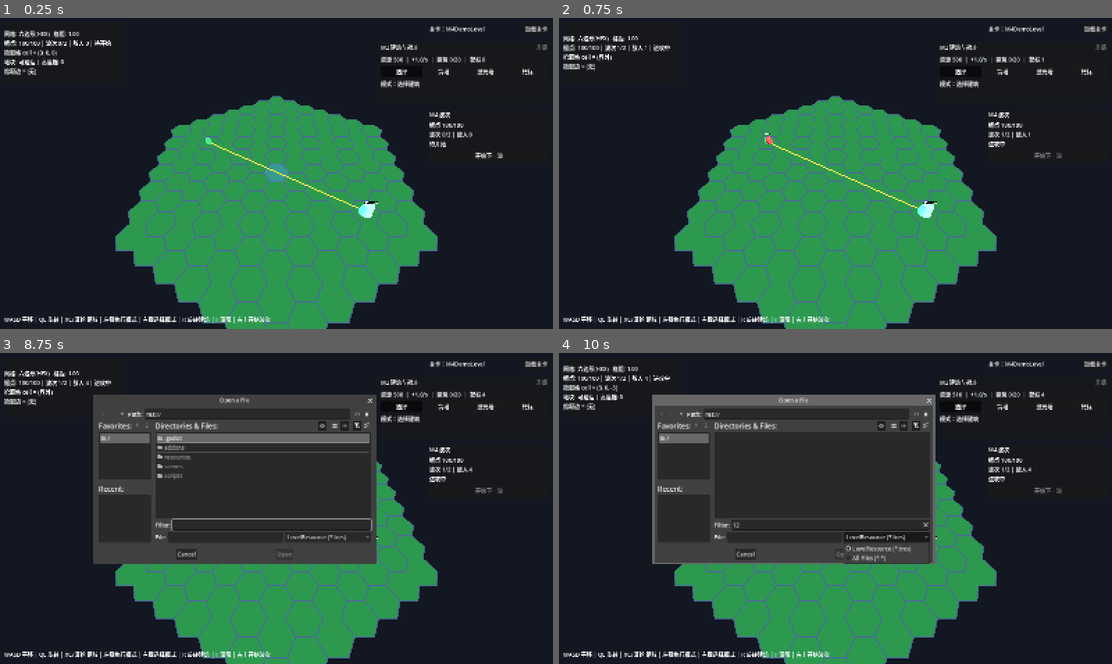
Above: before the commit, frames 1-4 (two rows, left to right).
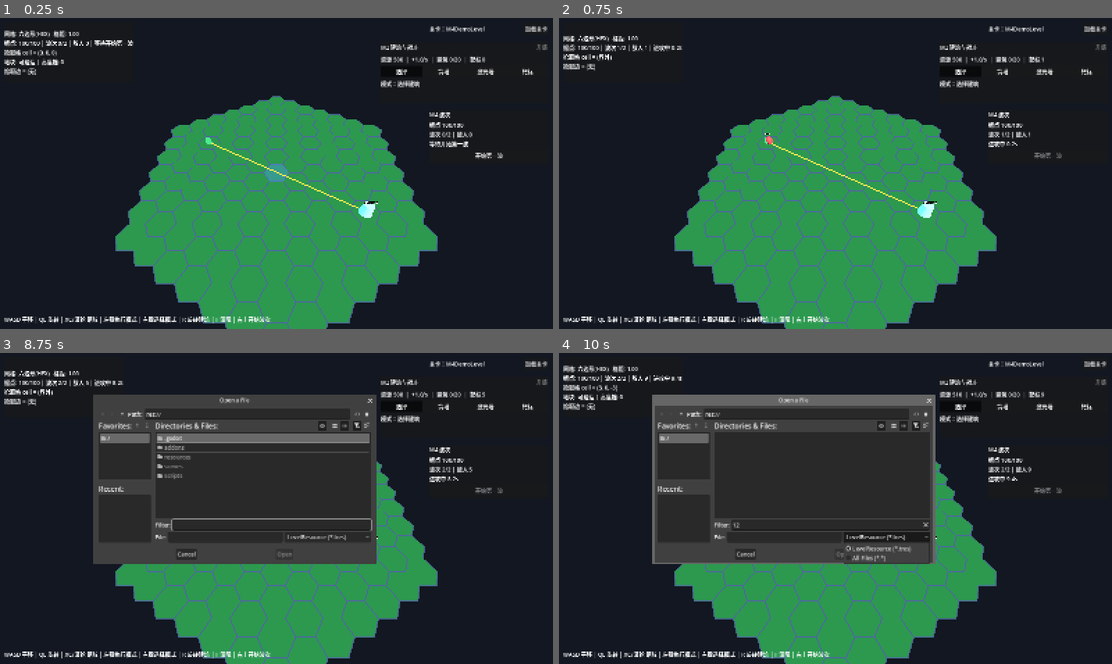
Above: after the commit, the same moments.

Repository: granjzil-art/MirrorDefender
Game: Godot game, scene res://scenes/Main.tscn
The game is run twice, just before and just after one commit, with the same random seed, the same clock (stepped at 60 frames per second) and the same inputs.
Inputs (mouse positions are in pixels of both pictures, inside the frame that each line leads up to):
- Up to frame 1 (0.25 s): no input
- Up to frame 2 (0.75 s): click "开始下一波" (after the commit: "开始第一波") at 0.5 s
- Up to frame 3 (8.75 s): click "加载关卡" at 1.25 s; click (121, 415) at 2 s; click (226, 536) at 2.77 s; type "12" at 2.85 s; click (121, 415) at 3.5 s; click (359, 415) at 4.25 s; click (364, 415) at 5 s; click (320, 424) at 5.75 s; click (337, 424) at 6.52 s; click (342, 424) at 7.27 s; click (359, 424) at 8 s
- Up to frame 4 (10 s): click (829, 524) at 8.77 s; type "12" at 8.85 s; click "LevelResource (*.tres)" at 9.5 s

The runs differ from the first frame. In frame 1, 0.2% of the frame differs, in the area x 17-89%, y 7-46%; in frame 2, less than 0.1%; in frame 3, less than 0.1%; in frame 4, less than 0.1%.

Commit message:
[M4] 修复关卡编辑并改为全局波次时间轴

Diff:
--- a/resources/levels/M4DemoLevel.tres
+++ b/resources/levels/M4DemoLevel.tres
@@ -38,6 +38,7 @@
 enemy = ExtResource("6_grunt")
 count = 5
 interval = 0.45
+start_delay = 8.0
 spawn_point = SubResource("Spawn_North")
 path = SubResource("Path_Main")
 
@@ -46,7 +47,7 @@
 enemy = ExtResource("7_runner")
 count = 3
 interval = 0.8
-start_delay = 1.0
+start_delay = 9.0
 spawn_point = SubResource("Spawn_North")
 path = SubResource("Path_Main")
 
@@ -69,4 +70,3 @@
 paths = Array[ExtResource("2_path")]([SubResource("Path_Main")])
 spawn_points = Array[ExtResource("3_spawn")]([SubResource("Spawn_North")])
 waves = Array[ExtResource("5_wave")]([SubResource("Wave_One"), SubResource("Wave_Two")])
-wave_prep_time = 1.0
--- a/scripts/level/LevelResource.gd
+++ b/scripts/level/LevelResource.gd
@@ -38,8 +38,6 @@
 
 @export_group("M4 Waves")
 @export var waves: Array[WaveDefinition] = []
-@export_range(0.0, 10000.0, 0.1, "or_greater") var wave_prep_time: float = 5.0
-@export var waves_auto_start: bool = false
 
 func get_tile(cell: Vector3i) -> Variant:
 	for raw_tile in tiles:
@@ -114,13 +112,21 @@
 		path_ids[path.path_id] = true
 		if path.cells.size() < 2:
 			errors.append("路径 %s 至少需要两个格" % path.display_name)
+		elif path.get_end_cell() != base_cell:
+			errors.append("路径 %s 的终点 %s 不是据点格 %s" % [path.display_name, str(path.get_end_cell()), str(base_cell)])
 		for index in range(path.cells.size()):
 			var cell := path.cells[index]
 			if not shape.is_in_bounds(cell, grid_size):
 				errors.append("路径 %s 含地图外格" % path.display_name)
 				break
 			if index > 0 and not shape.get_neighbors(path.cells[index - 1]).has(cell):
-				errors.append("路径 %s 存在不相邻的格" % path.display_name)
+				errors.append("路径 %s：第 %d 格 %s 与第 %d 格 %s 不相邻" % [
+					path.display_name,
+					index,
+					str(path.cells[index - 1]),
+					index + 1,
+					str(cell),
+				])
 				break
 	var spawn_ids: Dictionary = {}
 	for spawn_point in spawn_points:
--- a/scripts/ui/WaveStatusPanel.gd
+++ b/scripts/ui/WaveStatusPanel.gd
@@ -41,8 +41,8 @@
 	_summary_label.autowrap_mode = TextServer.AUTOWRAP_WORD_SMART
 	content.add_child(_summary_label)
 	_start_button = Button.new()
-	_start_button.text = "开始下一波"
-	_start_button.tooltip_text = "在准备完成后开始下一波"
+	_start_button.text = "开始第一波"
+	_start_button.tooltip_text = "启动全局波次时间轴；后续波次按出怪组延迟自动开始"
 	_start_button.pressed.connect(_on_start_pressed)
 	content.add_child(_start_button)
 
@@ -59,7 +59,7 @@
 
 func _on_start_pressed() -> void:
 	if _wave_manager != null:
-		_wave_manager.start_next_wave()
+		_wave_manager.start_battle()
 	_refresh()
 
 func _on_wave_state_changed(
--- a/scripts/unit/EnemyUnit.gd
+++ b/scripts/unit/EnemyUnit.gd
@@ -53,7 +53,9 @@
 		debug_color = definition.body_color
 		debug_height = definition.body_height
 	if not _path_points.is_empty():
-		global_position = _path_points[0]
+		# WaveManager configures the unit before add_child() so _ready() can build
+		# visuals from the definition. Path points share the Main-local space.
+		position = _path_points[0]
 
 func take_damage(amount: float) -> float:
 	return super.take_damage(maxf(0.0, amount - armor))
--- a/scripts/wave/WaveManager.gd
+++ b/scripts/wave/WaveManager.gd
@@ -1,4 +1,4 @@
-## M4 wave entry point: timed spawning, base damage, enemy rewards, and victory state.
+## M4 wave entry point: one manual start, global group timeline, rewards, and victory.
 class_name WaveManager
 extends Node
 
@@ -6,7 +6,6 @@
 	NO_WAVES,
 	READY,
 	ACTIVE,
-	PREPARING,
 	VICTORY,
 	DEFEAT,
 }
@@ -29,24 +28,20 @@
 var _level: LevelResource
 var _state: State = State.NO_WAVES
 var _current_wave_index: int = -1
-var _preparation_remaining: float = 0.0
+var _battle_elapsed: float = 0.0
 var _spawn_states: Array[Dictionary] = []
 var _active_units: Array[EnemyUnit] = []
+var _unit_wave_indices: Dictionary = {}
+var _started_wave_indices: Dictionary = {}
+var _completed_wave_indices: Dictionary = {}
 
 func _process(delta: float) -> void:
-	if not feature_enabled:
-		return
-	if _state == State.PREPARING:
-		_preparation_remaining = maxf(0.0, _preparation_remaining - delta)
-		if _preparation_remaining <= 0.0:
-			_state = State.READY
-			_emit_state_changed()
-			if _level != null and _level.waves_auto_start:
-				start_next_wave()
-	elif _state == State.ACTIVE:
-		_process_spawn_states(delta)
-		if _all_groups_spawned() and _active_units.is_empty():
-			_complete_wave()
+	if not feature_enabled or _state != State.ACTIVE:
+		return
+	_battle_elapsed += maxf(0.0, delta)
+	_process_spawn_states()
+	_update_wave_completions()
+	_finish_battle_if_complete()
 
 func configure(
 	path_manager: PathManager,
@@ -67,38 +62,33 @@
 	_clear_active_units()
 	_level = level_resource
 	_current_wave_index = -1
+	_battle_elapsed = 0.0
 	_spawn_states.clear()
-	_preparation_remaining = 0.0
+	_started_wave_indices.clear()
+	_completed_wave_indices.clear()
 	_state = State.NO_WAVES if _level == null or _level.waves.is_empty() else State.READY
 	_emit_state_changed()
 
-func start_next_wave() -> bool:
+## Starts the only manual phase transition. Every SpawnGroup.start_delay is then
+## measured from this call, including groups owned by later waves.
+func start_battle() -> bool:
 	if not feature_enabled or _state != State.READY or _level == null:
 		return false
-	if _current_wave_index + 1 >= _level.waves.size():
-		_state = State.VICTORY
-		victory.emit()
-		_emit_state_changed()
-		return false
-	_current_wave_index += 1
-	var wave := _level.waves[_current_wave_index]
-	if wave == null:
-		_complete_wave()
-		return false
-	_spawn_states.clear()
-	for group in wave.spawn_groups:
-		if group == null:
-			continue
-		_spawn_states.append({
-			"group": group,
-			"remaining": group.count,
-			"delay": group.start_delay,
-			"cooldown": 0.0,
-		})
+	_battle_elapsed = 0.0
+	_current_wave_index = -1
+	_started_wave_indices.clear()
+	_completed_wave_indices.clear()
+	_build_spawn_timeline()
 	_state = State.ACTIVE
-	wave_started.emit(_current_wave_index + 1, wave)
+	_process_spawn_states()
+	_update_wave_completions()
+	_finish_battle_if_complete()
 	_emit_state_changed()
 	return true
+
+## Compatibility entry for callers created before the global timeline rule.
+func start_next_wave() -> bool:
+	return start_battle()
 
 func get_state() -> State:
 	return _state
@@ -106,11 +96,9 @@
 func get_state_name() -> String:
 	match _state:
 		State.READY:
-			return "待开始"
+			return "等待开始第一波"
 		State.ACTIVE:
-			return "进攻中"
-		State.PREPARING:
-			return "准备中 %.1fs" % _preparation_remaining
+			return "进攻中 %.1fs" % _battle_elapsed
 		State.VICTORY:
 			return "胜利"
 		State.DEFEAT:
@@ -128,28 +116,53 @@
 	_cleanup_units()
 	return _active_units.size()
 
-func _process_spawn_states(delta: float) -> void:
+func get_battle_elapsed() -> float:
+	return _battle_elapsed
+
+func _build_spawn_timeline() -> void:
+	_spawn_states.clear()
+	if _level == null:
+		return
+	for wave_index in range(_level.waves.size()):
+		var wave: WaveDefinition = _level.waves[wave_index]
+		if wave == null:
+			continue
+		for group in wave.spawn_groups:
+			if group == null:
+				continue
+			_spawn_states.append({
+				"wave_index": wave_index,
+				"group": group,
+				"remaining": group.count,
+				"next_spawn_time": maxf(0.0, group.start_delay),
+			})
+
+func _process_spawn_states() -> void:
 	for state in _spawn_states:
 		var remaining: int = int(state["remaining"])
 		if remaining <= 0:
 			continue
-		var delay: float = float(state["delay"])
-		if delay > 0.0:
-			delay -= delta
-			state["delay"] = delay
-			if delay > 0.0:
-				continue
-		var cooldown: float = float(state["cooldown"]) - delta
+		var wave_index: int = int(state["wave_index"])
 		var group: SpawnGroupDefinition = state["group"]
-		while cooldown <= 0.0 and remaining > 0:
-			_spawn_group_unit(group)
+		var next_spawn_time: float = float(state["next_spawn_time"])
+		while remaining > 0 and _battle_elapsed + 0.000001 >= next_spawn_time:
+			_mark_wave_started(wave_index)
+			_spawn_group_unit(group, wave_index)
 			remaining -= 1
-			cooldown += maxf(0.01, group.interval)
+			next_spawn_time += maxf(0.01, group.interval)
 		state["remaining"] = remaining
-		state["cooldown"] = cooldown
-	_emit_state_changed()
-
-func _spawn_group_unit(group: SpawnGroupDefinition) -> void:
+		state["next_spawn_time"] = next_spawn_time
+	_emit_state_changed()
+
+func _mark_wave_started(wave_index: int) -> void:
+	if _started_wave_indices.has(wave_index) or _level == null:
+		return
+	_started_wave_indices[wave_index] = true
+	_current_wave_index = maxi(_current_wave_index, wave_index)
+	var wave: WaveDefinition = _level.waves[wave_index]
+	wave_started.emit(wave_index + 1, wave)
+
+func _spawn_group_unit(group: SpawnGroupDefinition, wave_index: int) -> void:
 	if group == null or group.enemy == null or group.path == null or _path_manager == null:
 		return
 	var points := _path_manager.get_world_points(group.path)
@@ -162,9 +175,34 @@
 	unit.reached_base.connect(_on_enemy_reached_base)
 	unit.tree_exited.connect(_on_enemy_tree_exited.bind(unit))
 	_active_units.append(unit)
+	_unit_wave_indices[unit] = wave_index
 	if _combat_manager != null:
 		_combat_manager.register_target(unit)
 	enemy_spawned.emit(unit)
+
+func _update_wave_completions() -> void:
+	if _level == null:
+		return
+	_cleanup_units()
+	for wave_index in range(_level.waves.size()):
+		if not _started_wave_indices.has(wave_index) or _completed_wave_indices.has(wave_index):
+			continue
+		if not _all_wave_groups_spawned(wave_index) or _has_active_unit_for_wave(wave_index):
+			continue
+		_completed_wave_indices[wave_index] = true
+		wave_completed.emit(wave_index + 1)
+
+func _all_wave_groups_spawned(wave_index: int) -> bool:
+	for state in _spawn_states:
+		if int(state["wave_index"]) == wave_index and int(state["remaining"]) > 0:
+			return false
+	return true
+
+func _has_active_unit_for_wave(wave_index: int) -> bool:
+	for unit in _active_units:
+		if int(_unit_wave_indices.get(unit, -1)) == wave_index:
+			return true
+	return false
 
 func _all_groups_spawned() -> bool:
 	for state in _spawn_states:
@@ -172,21 +210,17 @@
 			return false
 	return true
 
-func _complete_wave() -> void:
-	if _state != State.ACTIVE:
-		return
-	wave_completed.emit(_current_wave_index + 1)
-	if _level != null and _current_wave_index + 1 >= _level.waves.size():
-		_state = State.VICTORY
-		victory.emit()
-	else:
-		_state = State.PREPARING
-		_preparation_remaining = _level.wave_prep_time if _level != null else 0.0
+func _finish_battle_if_complete() -> void:
+	if _state != State.ACTIVE or not _all_groups_spawned() or not _active_units.is_empty():
+		return
+	_state = State.VICTORY
+	victory.emit()
 	_emit_state_changed()
 
 func _clear_active_units() -> void:
 	var units := _active_units.duplicate()
 	_active_units.clear()
+	_unit_wave_indices.clear()
 	for unit in units:
 		if is_instance_valid(unit):
 			unit.queue_free()
@@ -195,6 +229,7 @@
 	for index in range(_active_units.size() - 1, -1, -1):
 		var unit := _active_units[index]
 		if unit == null or not is_instance_valid(unit):
+			_unit_wave_indices.erase(unit)
 			_active_units.remove_at(index)
 
 func _on_enemy_died(target: CombatTarget, reward_amount: float) -> void:
@@ -208,6 +243,7 @@
 
 func _on_enemy_tree_exited(unit: EnemyUnit) -> void:
 	_active_units.erase(unit)
+	_unit_wave_indices.erase(unit)
 
 func _on_base_defeated() -> void:
 	if _state == State.DEFEAT:
Not shown, changed: addons/mirror_tile_editor/tile_editor_canvas.gd
Not shown, changed: addons/mirror_tile_editor/tile_editor_panel.gd
Not shown, changed: Docs/06_初版执行计划与验收标准.md
Not shown, changed: Docs/CHANGELOG.md
Not shown, changed: Docs/systems/Level_关卡与存档.md
Not shown, changed: Docs/systems/Path_路径系统.md
Not shown, changed: Docs/systems/Tile_地块系统.md
Not shown, changed: Docs/systems/UI_界面系统.md
Not shown, changed: Docs/systems/Unit_单位系统.md
Not shown, changed: Docs/systems/Wave_波次系统.md
